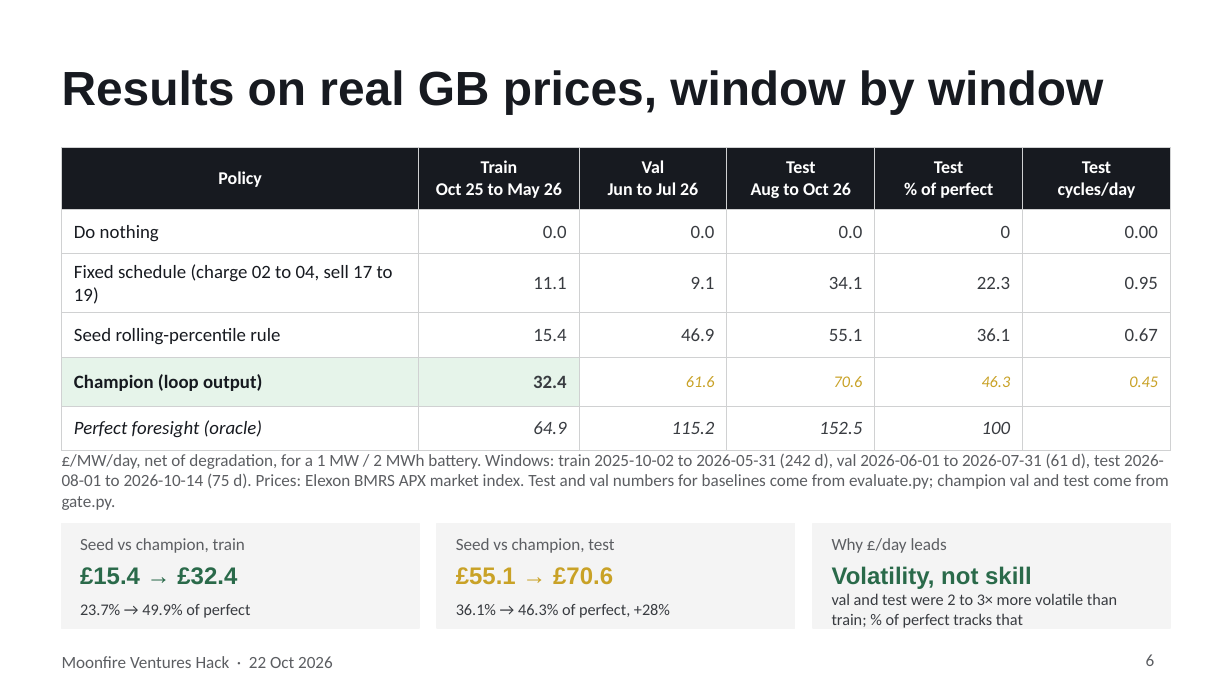
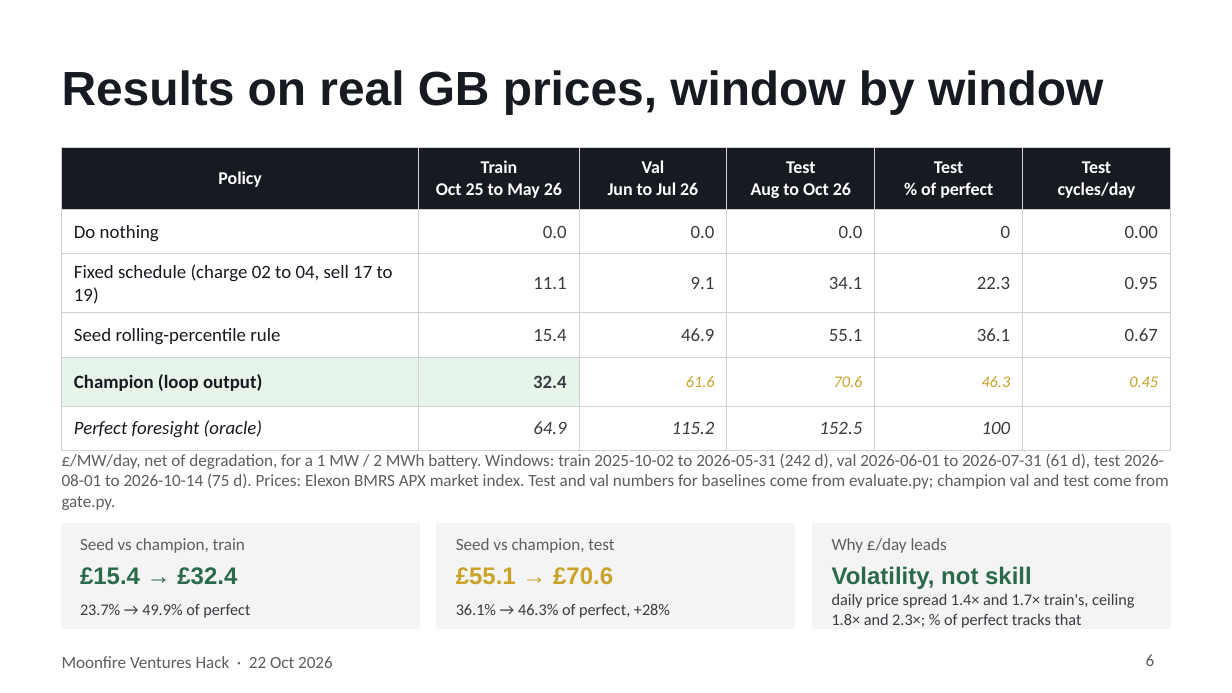
Before and after one commit to archie-brown3/moonfire, a slide deck: slide 6 of presentation/moonfire-deck.pptx. Drawn at 1232x693 pixels with LibreOffice and Linux fonts; fonts in the diff are those of the drawing. Boxes give left, top, right and bottom in pixels: in the first picture for what was removed or moved away, otherwise in the second. Text is boxed around its words. In the diff, an @@ line names an element or a change of style, - is before the commit and + after.

```diff
--- a/presentation/moonfire-deck.pptx
+++ b/presentation/moonfire-deck.pptx
@@ text at bbox=[832, 593, 1134, 628]: text changed @@
-val and test were 2 to 3× more volatile than train; % of perfect tracks that
+daily price spread 1.4× and 1.7× train's, ceiling 1.8× and 2.3×; % of perfect tracks that
```
Also in this commit, not shown: 3 other slides changed, 3 other files.
